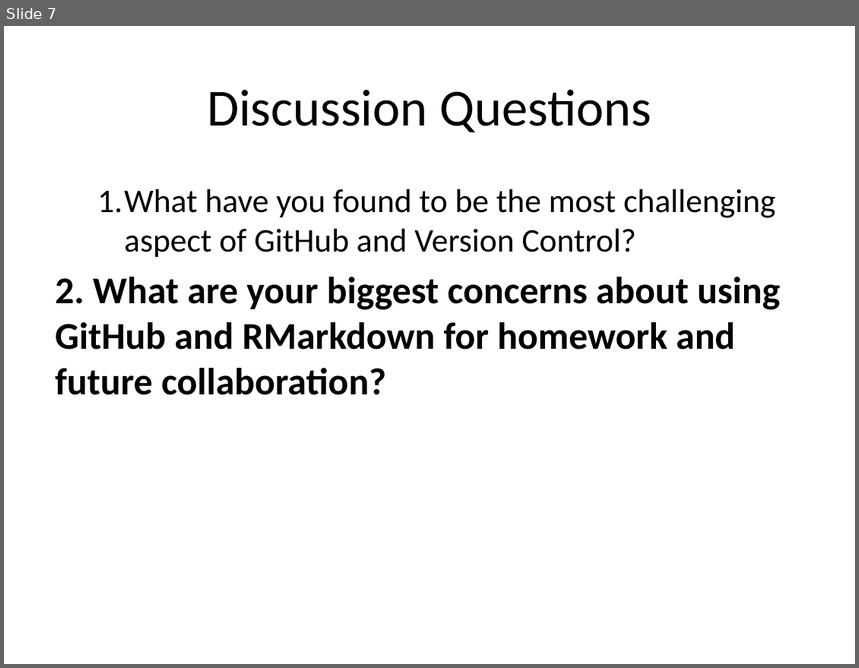
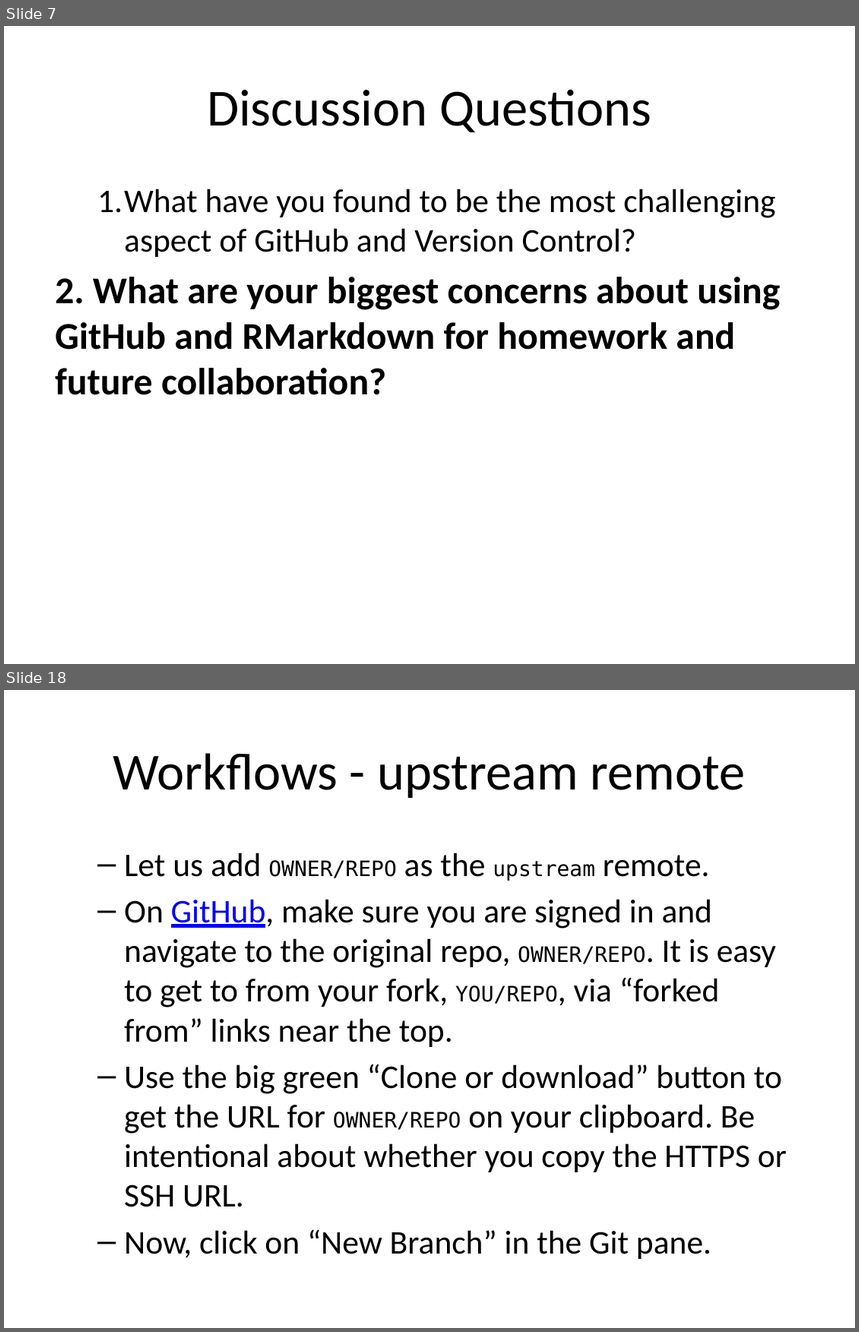
Before and after one commit to bjkamrat/myrepo, a slide deck: Github_week_pres2.pptx. Shown one above the other, each under a label of ours: slide 7 before the commit, slides 7 and 18 after it; the slides between them are not shown. The pictures are 859x668 and 859x1332 pixels, drawn with LibreOffice and Linux fonts; fonts in the diff are those of the drawing. Boxes give left, top, right and bottom in pixels: in the first picture for what was removed or moved away, otherwise in the second. Text is boxed around its words. In the diff, an @@ line names an element or a change of style, - is before the commit and + after.

```diff
--- a/Github_week_pres2.pptx
+++ b/Github_week_pres2.pptx
@@ slide 18 added at box(4, 690, 855, 1328), background #FFFFFF @@
@@ title added at box(113, 753, 746, 798), 44 pt, text #000000 @@
+Workflows - upstream remote
@@ text added at box(124, 853, 787, 1259), 28 pt, text #000000 @@
+  – Let us add OWNER/REPO as the upstream remote.
+  – On GitHub, make sure you are signed in and navigate to the original repo, OWNER/REPO. It is easy to get to from your fork, YOU/REPO, via “forked from” links near the top.
+  – Use the big green “Clone or download” button to get the URL for OWNER/REPO on your clipboard. Be intentional about whether you copy the HTTPS or SSH URL.
+  – Now, click on “New Branch” in the Git pane.
```
Also in this commit, not shown: 3 slides changed, 15 other slides added, 9 other files.
